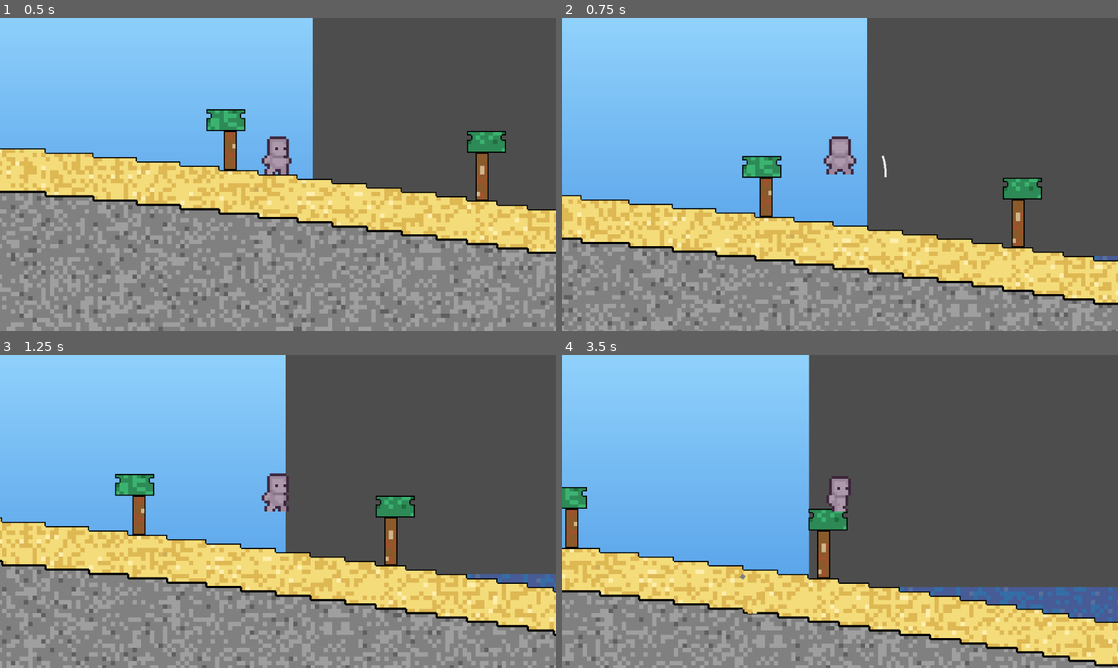
Above: before the commit, frames 1-4 (two rows, left to right).
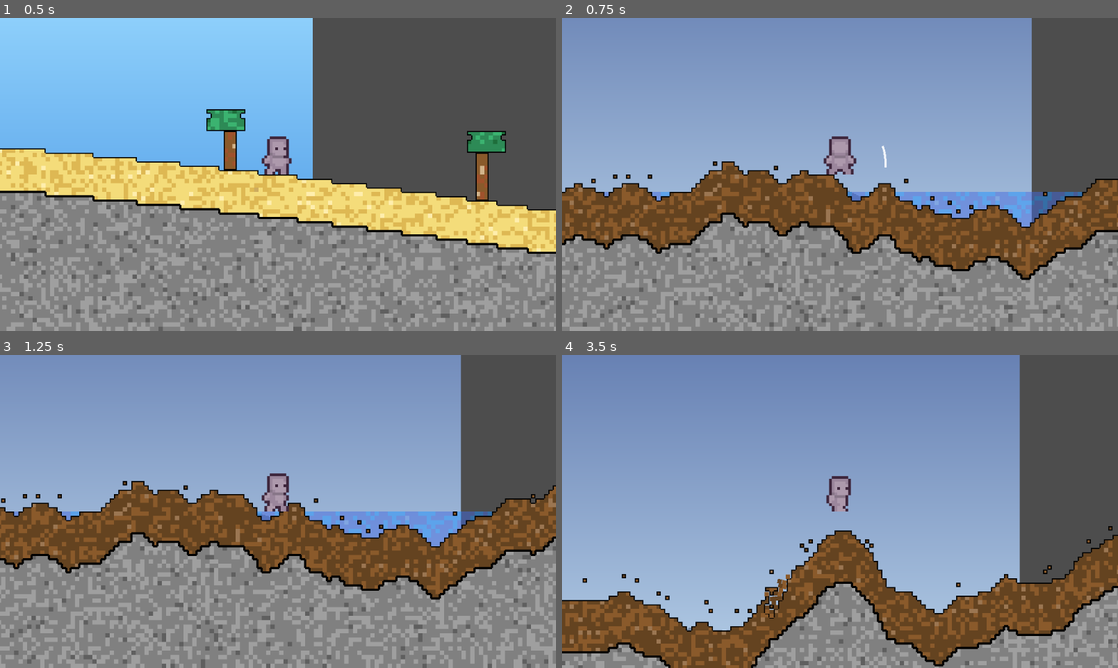
Above: after the commit, the same moments.

Repository: MessrsBrightside/pixel-mixel
Game: Godot game, scene res://scenes/main.tscn
Same seed, same stepped clock (60 frames per second), same inputs: the game is played once before the commit and once after it.
Inputs (mouse positions are in pixels of both pictures, inside the frame that each line leads up to):
- Up to frame 1 (0.5 s): no input
- Up to frame 2 (0.75 s): tap Enter (ui_accept) at 0.5 s; move the mouse to (962, 158) at 0.52 s; hold Right (ui_right) from 0.53 s (still down); tap 1 at 0.6 s; click (962, 158) at 0.67 s
- Up to frame 3 (1.25 s): keep holding Right (ui_right); tap Enter (ui_accept) at 0.77 s
- Up to frame 4 (3.5 s): move the mouse to (728, 527) at 1.27 s; tap 2 at 1.35 s; tap Enter (ui_accept) at 1.52, 3.02 s; move the mouse to (895, 442) at 2.02 s; release Right (ui_right) at 2.03 s; hold Left (ui_left) 2.03-2.78 s; tap 3 at 2.1 s; move the mouse to (812, 574) at 2.77 s; hold Right (ui_right) from 2.78 s (still down); tap 4 at 2.85 s; click (812, 574) at 2.92 s

Frame 1 is identical in both runs. In frame 2, 80% of the frame differs, in the area x 0-100%, y 0-100%; in frame 3, 78%; in frame 4, 84%.
Error before the commit: Parse Error: Cannot infer the type of "can_left" variable because the value doesn't have a set type. (res://scripts/sim/liquid_sim.gd:57)

Commit message:
Fix: explicit bool types in liquid_sim to avoid Variant inference

Diff:
--- a/scripts/sim/liquid_sim.gd
+++ b/scripts/sim/liquid_sim.gd
@@ -54,11 +54,11 @@
 func _try_spread(grid: ChunkGrid, pos: Vector2i, chunk: Dictionary, size: Vector2i) -> bool:
 	var left := Vector2i(pos.x - 1, pos.y)
 	var right := Vector2i(pos.x + 1, pos.y)
-	var can_left := left.x >= 0 and grid.get_chunk(left).terrain == 0
-	var can_right := right.x < size.x and grid.get_chunk(right).terrain == 0
+	var can_left: bool = left.x >= 0 and grid.get_chunk(left).terrain == 0
+	var can_right: bool = right.x < size.x and grid.get_chunk(right).terrain == 0
 	# Prefer spreading toward a drop
-	var drop_l := can_left and pos.y + 1 < size.y and grid.get_chunk(Vector2i(left.x, pos.y + 1)).terrain == 0
-	var drop_r := can_right and pos.y + 1 < size.y and grid.get_chunk(Vector2i(right.x, pos.y + 1)).terrain == 0
+	var drop_l: bool = can_left and pos.y + 1 < size.y and grid.get_chunk(Vector2i(left.x, pos.y + 1)).terrain == 0
+	var drop_r: bool = can_right and pos.y + 1 < size.y and grid.get_chunk(Vector2i(right.x, pos.y + 1)).terrain == 0
 	var target: Vector2i
 	if drop_l and not drop_r:
 		target = left
